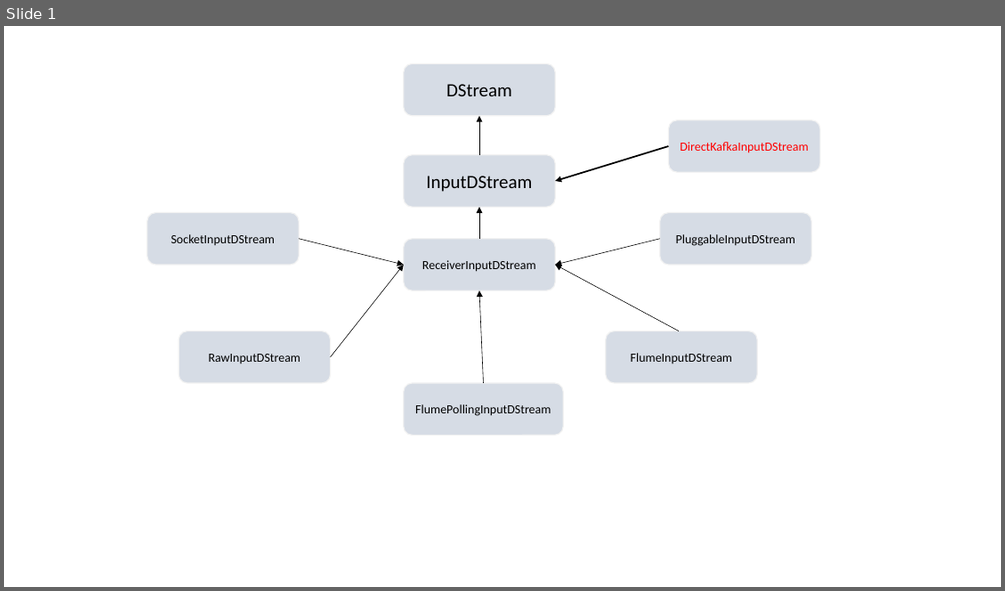
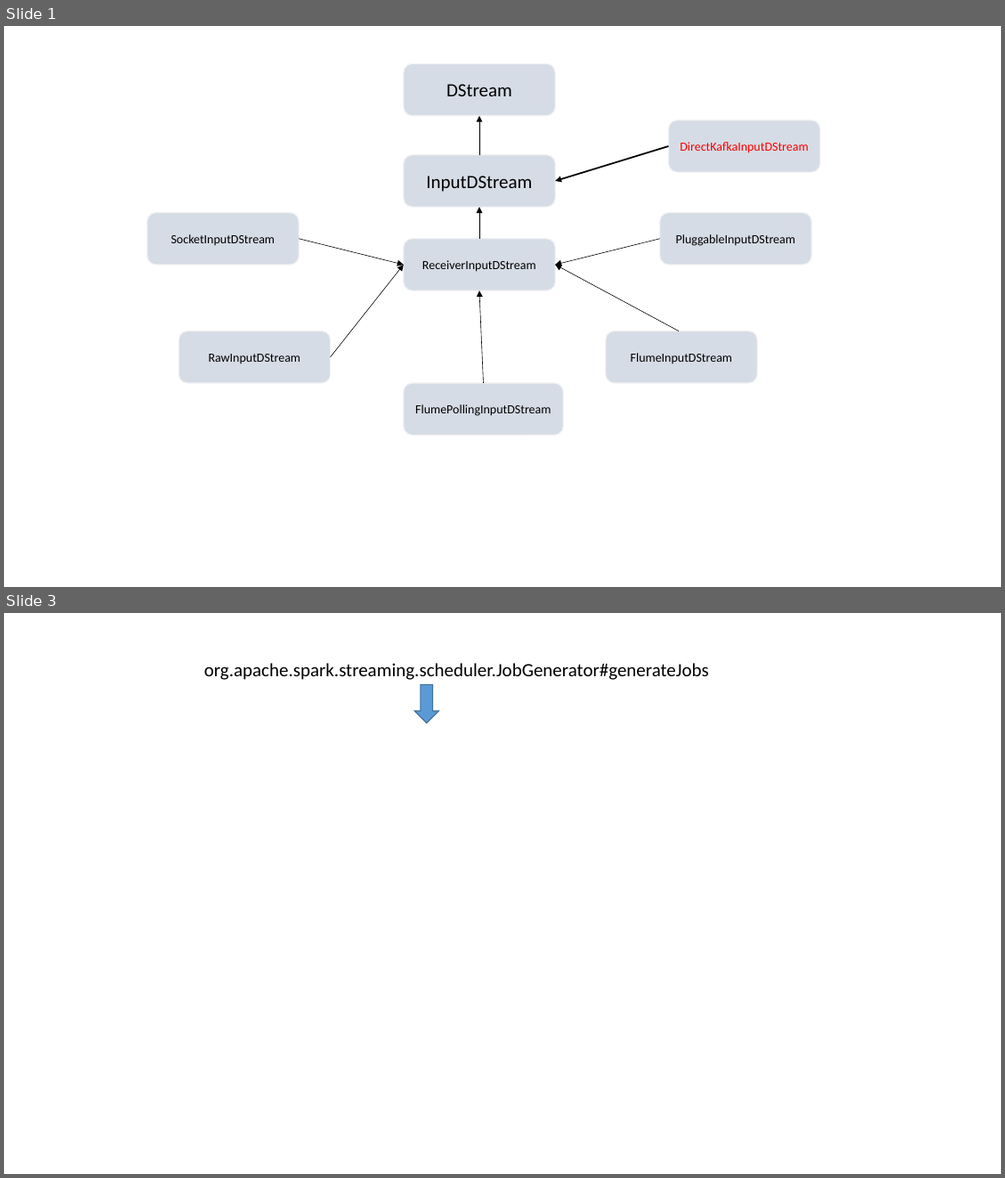
Before and after one commit to Dax1n/Spark2.1.0, a slide deck: Spark Streaming相关的素材.pptx. Shown one above the other, each under a label of ours: slide 1 before the commit, slides 1 and 3 after it; the slides between them are not shown. The pictures are 1005x591 and 1005x1178 pixels, drawn with LibreOffice and Linux fonts; fonts in the diff are those of the drawing. Boxes give left, top, right and bottom in pixels: in the first picture for what was removed or moved away, otherwise in the second. Text is boxed around its words. In the diff, an @@ line names an element or a change of style, - is before the commit and + after.

```diff
--- a/Spark Streaming相关的素材.pptx
+++ b/Spark Streaming相关的素材.pptx
@@ slide 3 added at <box>4,613,1001,1174</box>, background #FFFFFF @@
@@ text added at <box>204,663,709,680</box>, 18 pt, text #000000 @@
+org.apache.spark.streaming.scheduler.JobGenerator#generateJobs
@@ down arrow added at <box>414,685,438,723</box>, fill #5B9BD5, outline #43739E 1 pt @@
```
Also in this commit, not shown: 1 other slide added, 1 slide removed, 8 other files.
